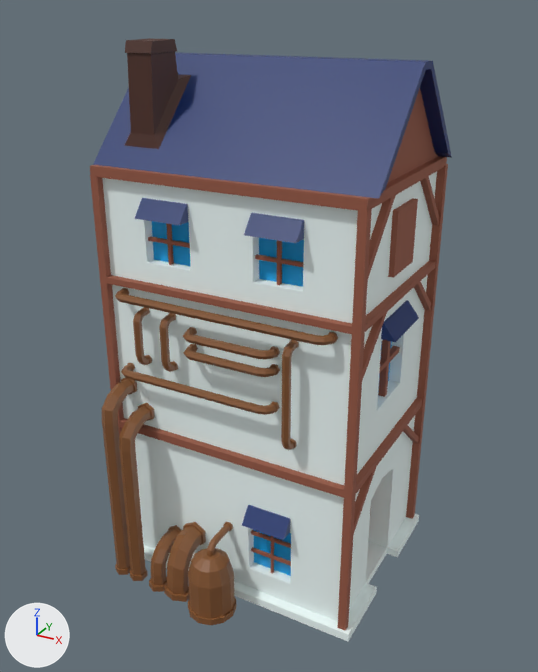
A saved change to the OBJ model Assets/3D Models/house_with_tank_3.obj.
Rendered twice from a 50 mm camera at (7.51, -17.41, 17.56) aimed at (-2.94, 1.59, 8.07). The axes (+X, +Y, +Z) are drawn at lower left. The lights are the same throughout. Where no turn or scale is listed for an object, it has been applied to the vertices. Vertices at the same position are counted once.

Script lines for the objects in view, before the commit:
```python
me_house = bpy.data.meshes.new('House')
me_house.from_pydata(...)  # 728 vertices, 602 faces; spans x -7.4..1.4, y -1.4..5.4, z 0.0..16.8
# faces by material slot: [111, 381, 8, 81, 21]
me_house.materials.append(mat_wall)  # white #f2fffe
me_house.materials.append(mat_wood)  # brown #985944
me_house.materials.append(mat_glass)  # cyan #00a2e7
me_house.materials.append(mat_roof)  # dark blue #0b2e6e
me_house.materials.append(mat_chimney)  # brown #4c2b21
me_pipes = bpy.data.meshes.new('pipes')
me_pipes.from_pydata(...)  # 1296 vertices, 1234 faces; spans x -6.82..0.57, y -2.9..6.46, z -0.02..9.9
me_pipes.materials.append(mat_metal)  # brown #85552f
ob_house = bpy.data.objects.new('House', me_house)
ob_house.location = (0.0, 0.0, 0.0)
ob_pipes = bpy.data.objects.new('pipes', me_pipes)
ob_pipes.location = (0.0, 0.0, 0.0)
```
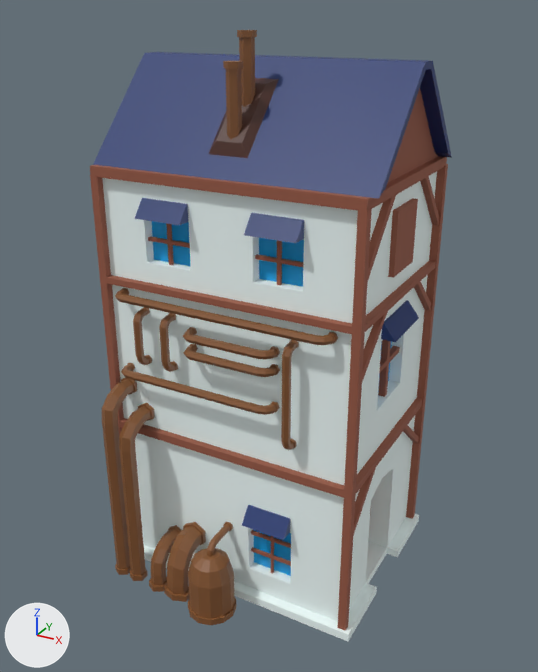
What changed in the scene script:
```text
Change me_house:
    used by ob_house; location = (0.0, 0.0, 0.0)
    remove me_house.from_pydata(...)  # 728 vertices, 602 faces; spans x -7.4..1.4, y -1.4..5.4, z 0.0..16.8
    add me_house.from_pydata(...)  # 712 vertices, 588 faces; spans x -7.4..1.4, y -1.4..5.4, z 0.0..16.4
    me_house part 1: 4 vertices moved from x -6.5..-5.3, y -0.5..1.2, z 14.0..15.8 to x -3.6..-2.4, y -0.5..1.2, z 14.0..15.8; 20 vertices removed from x -6.3..-5.4, y -0.4..0.9, z 14.4..16.8; 4 vertices added at x -3.4..-2.6, y -0.4..0.9, z 14.4..15.7
    me_house part 2: 6 vertices removed from x 1.0..1.2, y -1.0..0.8, z 11.5..13.2; 6 vertices added at x 1.0..1.2, y -1.0..0.9, z 11.6..13.2
Change me_pipes:
    used by ob_pipes; location = (0.0, 0.0, 0.0)
    remove me_pipes.from_pydata(...)  # 1296 vertices, 1234 faces; spans x -6.82..0.57, y -2.9..6.46, z -0.02..9.9
    add me_pipes.from_pydata(...)  # 1368 vertices, 1298 faces; spans x -6.82..0.57, y -2.9..6.46, z -0.02..17.06
    me_pipes part 3: a new loose piece of 36 vertices spanning x -3.22..-2.78, y -0.43..0.07, z 14.39..16.34, in mat_metal (brown #85552f)
    me_pipes part 4: a new loose piece of 36 vertices spanning x -3.22..-2.78, y 0.27..0.77, z 15.1..17.06, in mat_metal (brown #85552f)
```

What differs and where, as boxes [x1, y1, x2, y2] in the pictures (538 x 672 px; the box of a moved part takes in the faces that stretch with it):
'House', reshaped: before [90, 38, 452, 641]; after [90, 52, 452, 641]
'pipes', reshaped (76% taller): before [102, 288, 338, 625]; after [102, 30, 338, 625]
part 1 of me_house, cut back: before [101, 38, 409, 197]; after [101, 53, 409, 197]
part 2 of me_house, moved or reshaped: before [368, 195, 396, 278]; after [368, 195, 396, 279]
part 3 of me_pipes, added (brown): after [223, 61, 243, 140]
part 4 of me_pipes, added (brown): after [237, 30, 257, 107]
